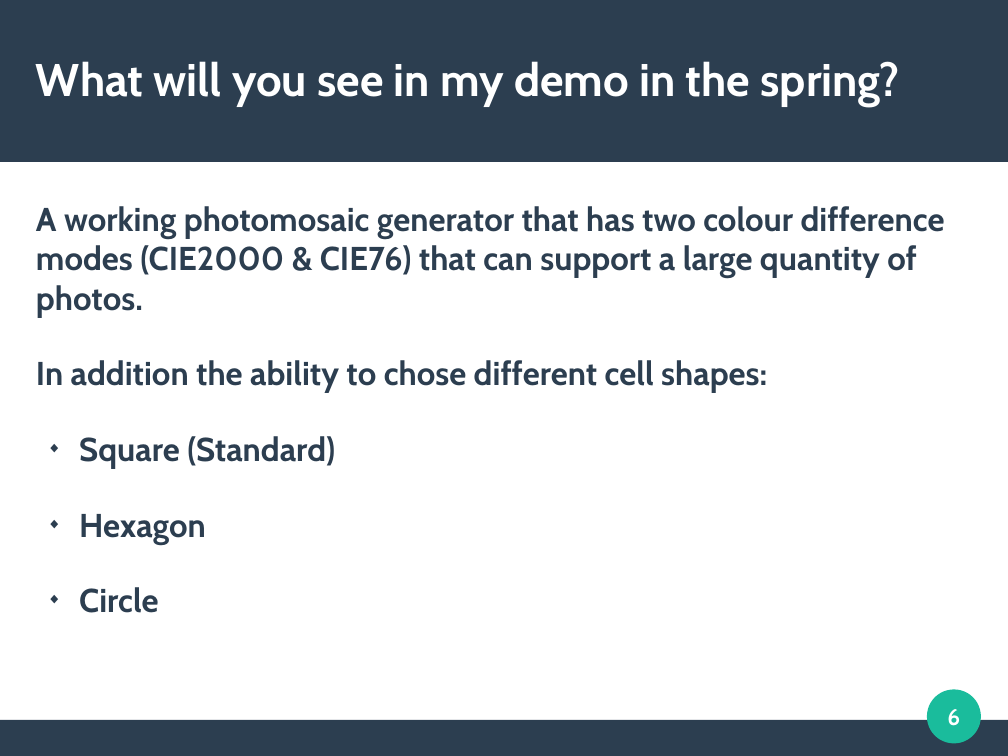
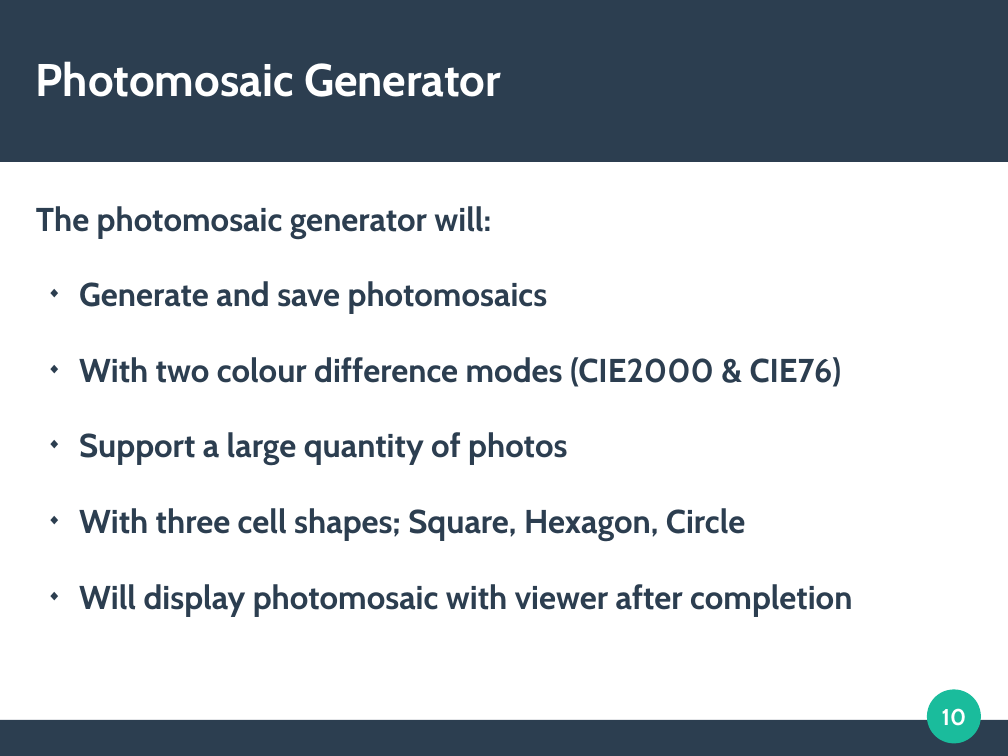
Before and after one commit to MorganGrundy/MosaicMagnifique, a slide deck: slide 10 of LightningTalk/Slides.odp (slide 6 before the commit). Drawn at 1008x756 pixels with LibreOffice and Linux fonts; fonts in the diff are those of the drawing. Boxes give left, top, right and bottom in pixels: in the first picture for what was removed or moved away, otherwise in the second. Text is boxed around its words. In the diff, an @@ line names an element or a change of style, - is before the commit and + after.

```diff
--- a/LightningTalk/Slides.odp
+++ b/LightningTalk/Slides.odp
@@ title at bbox=[36, 61, 501, 97]: text changed @@
-What will you see in my demo in the spring?
+Photomosaic Generator
@@ text at bbox=[36, 206, 852, 616]: text changed @@
-A working photomosaic generator that has two colour difference modes (CIE2000 & CIE76) that can support a large quantity of photos.
-In addition the ability to chose different cell shapes:
-◆ Square (Standard)
-◆ Hexagon
-◆ Circle
+The photomosaic generator will:
+◆ Generate and save photomosaics
+◆ With two colour difference modes (CIE2000 & CIE76)
+◆ Support a large quantity of photos
+◆ With three cell shapes; Square, Hexagon, Circle
+◆ Will display photomosaic with viewer after completion
@@ page number at bbox=[942, 708, 967, 726]: text changed @@
-6
+10
```
Also in this commit, not shown: 5 slides added.
